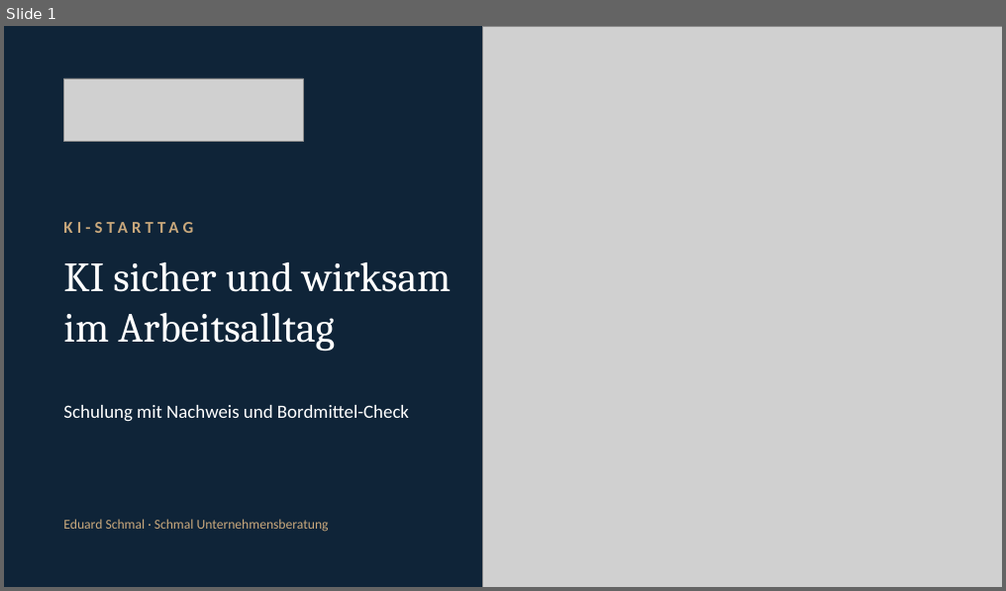
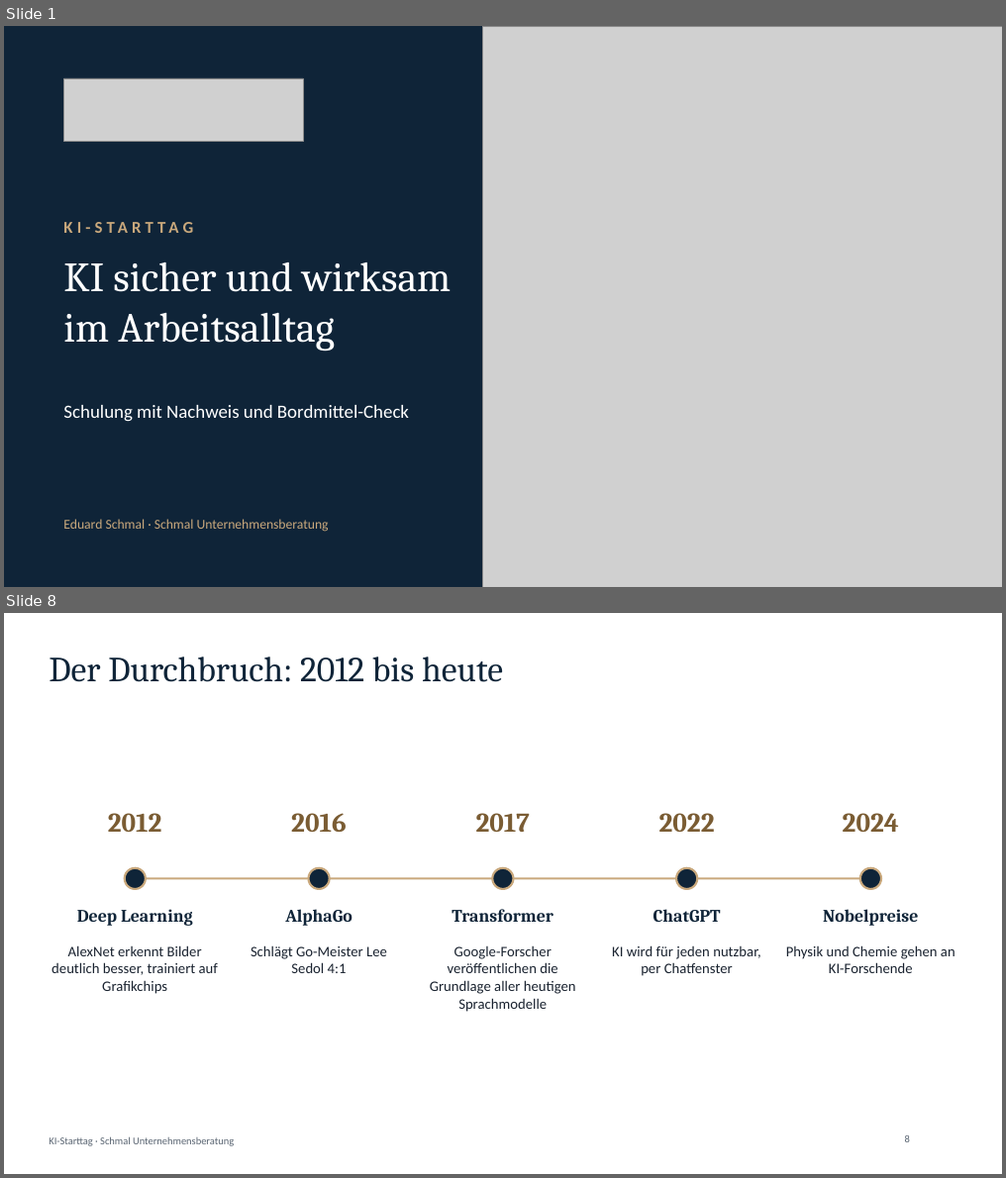
Before and after one commit to ESUnternehmensberatung/schmal-unternehmensberatung-website, a slide deck: starttag/KI-Starttag-Praesentation.pptx. Shown one above the other, each under a label of ours: slide 1 before the commit, slides 1 and 8 after it; the slides between them are not shown. The pictures are 1006x591 and 1006x1178 pixels, drawn with LibreOffice and Linux fonts; fonts in the diff are those of the drawing; grey boxes stand for pictures; background and template pictures are left out. Boxes give left, top, right and bottom in pixels: in the first picture for what was removed or moved away, otherwise in the second. Text is boxed around its words. In the diff, an @@ line names an element or a change of style, - is before the commit and + after.

```diff
--- a/starttag/KI-Starttag-Praesentation.pptx
+++ b/starttag/KI-Starttag-Praesentation.pptx
@@ slide 8 added at (4, 613, 1002, 1174), background #FFFFFF @@
@@ title added at (49, 657, 503, 682), 34 pt, text #0F2438 @@
+Der Durchbruch: 2012 bis heute
@@ text added at (108, 813, 162, 832), 26 pt, text #7A5C33, bold @@
+2012
@@ text added at (291, 813, 347, 832), 26 pt, text #7A5C33, bold @@
+2016
@@ text added at (476, 813, 530, 832), 26 pt, text #7A5C33, bold @@
+2017
@@ text added at (659, 813, 715, 832), 26 pt, text #7A5C33, bold @@
+2022
@@ text added at (843, 813, 899, 832), 26 pt, text #7A5C33, bold @@
+2024
@@ ellipse added at (125, 868, 146, 889), fill #0F2438, outline #C9A87C 2 pt @@
@@ line added from (135, 878) to (871, 878), #C9A87C 2 pt @@
@@ ellipse added at (309, 868, 330, 889), fill #0F2438, outline #C9A87C 2 pt @@
@@ ellipse added at (493, 868, 514, 889), fill #0F2438, outline #C9A87C 2 pt @@
@@ ellipse added at (676, 868, 697, 889), fill #0F2438, outline #C9A87C 2 pt @@
@@ ellipse added at (860, 868, 881, 889), fill #0F2438, outline #C9A87C 2 pt @@
@@ text added at (77, 909, 193, 926), 17 pt, text #0F2438, bold @@
+Deep Learning
@@ text added at (285, 909, 352, 926), 17 pt, text #0F2438, bold @@
+AlphaGo
@@ text added at (451, 909, 553, 922), 17 pt, text #0F2438, bold @@
+Transformer
@@ text added at (653, 909, 721, 923), 17 pt, text #0F2438, bold @@
+ChatGPT
@@ text added at (823, 909, 918, 926), 17 pt, text #0F2438, bold @@
+Nobelpreise
@@ text added at (52, 946, 218, 994), 14 pt, text #1A2330 @@
+AlexNet erkennt Bilder deutlich besser, trainiert auf Grafikchips
@@ text added at (251, 946, 387, 973), 14 pt, text #1A2330 @@
+Schlägt Go-Meister Lee Sedol 4:1
@@ text added at (430, 947, 576, 1012), 14 pt, text #1A2330 @@
+Google-Forscher veröffentlichen die Grundlage aller heutigen Sprachmodelle
@@ text added at (612, 946, 761, 976), 14 pt, text #1A2330 @@
+KI wird für jeden nutzbar, per Chatfenster
@@ text added at (786, 946, 955, 973), 14 pt, text #1A2330 @@
+Physik und Chemie gehen an KI-Forschende
@@ text added at (49, 1137, 234, 1147), 10 pt, text #5A6572 @@
+KI-Starttag · Schmal Unternehmensberatung
@@ page number added at (905, 1136, 910, 1143), 10 pt, text #5A6572 @@
+8
```
Also in this commit, not shown: 13 slides changed, 24 other slides added, 4 other files.
